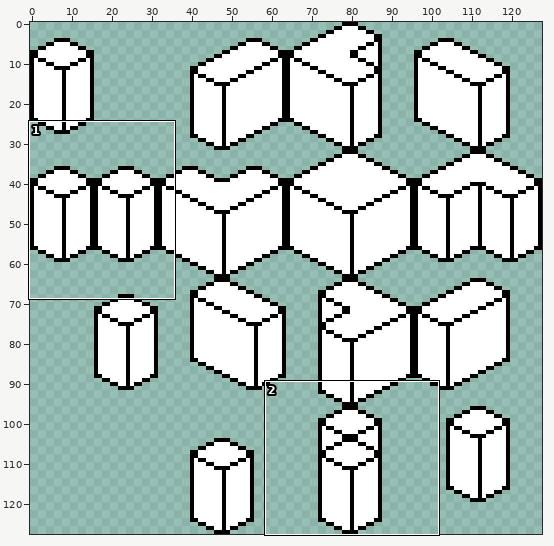
Pixel-art file -- tile_sets/templates/d_transparent_template.aseprite. The picture above shows the old version from afar; the outline marks the close-up.
Close-up. The starting point:
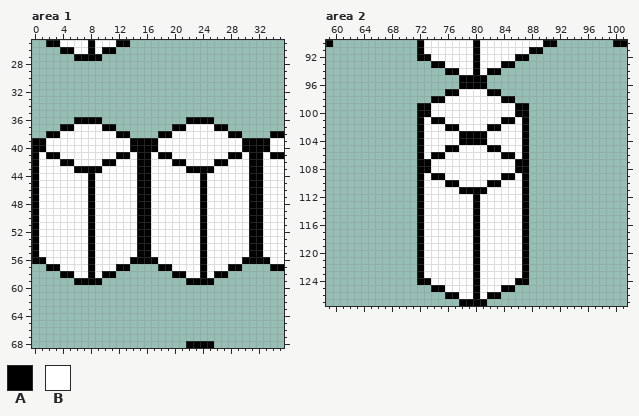
128x128 pixels, 1 frame. Shown: area 1: x 0..35, y 25..68; area 2: x 59..101, y 90..127.
Palette (. is transparent): A #000000  B #ffffff
Pixels before, area 1, first column x 0:
25 ..AABBBBABBBAA......................
26 ....AABBABAA........................
27 ......AAAA..........................
28 ....................................
29 ....................................
30 ....................................
31 ....................................
32 ....................................
33 ....................................
34 ....................................
35 ....................................
36 ......AAAA............AAAA..........
37 ....AABBBBAA........AABBBBAA........
38 ..AABBBBBBBBAA....AABBBBBBBBAA....AA
39 AABBBBBBBBBBBBAAAABBBBBBBBBBBBAAAABB
40 AABBBBBBBBBBBBAAAABBBBBBBBBBBBAAAABB
41 ABAABBBBBBBBAABAABAABBBBBBBBAABAABAA
42 ABBBAABBBBAABBBAABBBAABBBBAABBBAABBB
43 ABBBBBAAAABBBBBAABBBBBAAAABBBBBAABBB
44 ABBBBBBBABBBBBBAABBBBBBBABBBBBBAABBB
45 ABBBBBBBABBBBBBAABBBBBBBABBBBBBAABBB
46 ABBBBBBBABBBBBBAABBBBBBBABBBBBBAABBB
47 ABBBBBBBABBBBBBAABBBBBBBABBBBBBAABBB
48 ABBBBBBBABBBBBBAABBBBBBBABBBBBBAABBB
49 ABBBBBBBABBBBBBAABBBBBBBABBBBBBAABBB
50 ABBBBBBBABBBBBBAABBBBBBBABBBBBBAABBB
51 ABBBBBBBABBBBBBAABBBBBBBABBBBBBAABBB
52 ABBBBBBBABBBBBBAABBBBBBBABBBBBBAABBB
53 ABBBBBBBABBBBBBAABBBBBBBABBBBBBAABBB
54 ABBBBBBBABBBBBBAABBBBBBBABBBBBBAABBB
55 ABBBBBBBABBBBBBAABBBBBBBABBBBBBAABBB
56 AABBBBBBABBBBBAAAABBBBBBABBBBBAAAABB
57 ..AABBBBABBBAA....AABBBBABBBAA....AA
58 ....AABBABAA........AABBABAA........
59 ......AAAA............AAAA..........
60 ....................................
61 ....................................
62 ....................................
63 ....................................
64 ....................................
65 ....................................
66 ....................................
67 ....................................
68 ......................AAAA..........
Pixels before, area 2, first column x 59:
 90 A............ABBBBBBBABBBBBBBBBAA........AA
 91 .............ABBBBBBBABBBBBBBAA............
 92 .............AABBBBBBABBBBBAA..............
 93 ...............AABBBBABBBAA................
 94 .................AABBABAA..................
 95 ...................AAAA....................
 96 ...................AAAA....................
 97 .................AABBBBAA..................
 98 ...............AABBBBBBBBAA................
 99 .............AABBBBBBBBBBBBAA..............
100 .............AABBBBBBBBBBBBAA..............
101 .............ABAABBBBBBBBAABA..............
102 .............ABBBAABBBBAABBBA..............
103 .............ABBBBBAAAABBBBBA..............
104 .............ABBBBBAAAABBBBBA..............
105 .............ABBBAABBBBAABBBA..............
106 .............ABAABBBBBBBBAABA..............
107 .............AABBBBBBBBBBBBAA..............
108 .............AABBBBBBBBBBBBAA..............
109 .............ABAABBBBBBBBAABA..............
110 .............ABBBAABBBBAABBBA..............
111 .............ABBBBBAAAABBBBBA..............
112 .............ABBBBBBBABBBBBBA..............
113 .............ABBBBBBBABBBBBBA..............
114 .............ABBBBBBBABBBBBBA..............
115 .............ABBBBBBBABBBBBBA..............
116 .............ABBBBBBBABBBBBBA..............
117 .............ABBBBBBBABBBBBBA..............
118 .............ABBBBBBBABBBBBBA..............
119 .............ABBBBBBBABBBBBBA..............
120 .............ABBBBBBBABBBBBBA..............
121 .............ABBBBBBBABBBBBBA..............
122 .............ABBBBBBBABBBBBBA..............
123 .............ABBBBBBBABBBBBBA..............
124 .............AABBBBBBABBBBBAA..............
125 ...............AABBBBABBBAA................
126 .................AABBABAA..................
127 ...................AAAA....................
New version:
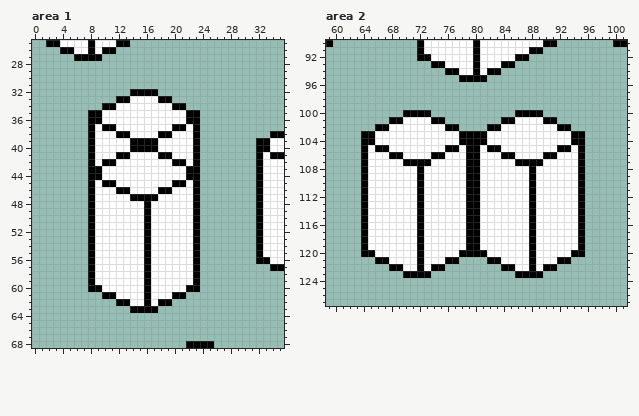
The exact change:
Changed rows in their new state; - is an unchanged pixel.
Area 1:
first column x 0:
32 --------------AAAA--------------
33 ------------AABBBBAA------------
34 ----------AABBBBBBBBAA----------
35 --------AABBBBBBBBBBBBAA--------
36 ------..--BBBBBBBBBBBB--..------
37 ----....A---BBBBBBBB---A....----
38 --......A-----BBBB-----A......--
39 ........A--------------A........
40 ........A--------------A........
41 ........A------BB------A........
42 ........A------BB------A........
43 ........-------BB-------........
44 ........-A-----BB-----AA........
45 ........--AA---BB---AA-A........
46 ........----AA-BB-AA---A........
47 ........------A--A-----A........
48 ........-------B-------A........
49 ........-------B-------A........
50 ........-------B-------A........
51 ........-------B-------A........
52 ........-------B-------A........
53 ........-------B-------A........
54 ........-------B-------A........
55 ........-------B-------A........
56 ........------BB-B-----A........
57 --......----BBBBABBB---A......--
58 ----....--BBBBBBABBBBB-A....----
59 ------..-BBBBBBBABBBBBB-..------
60 --------AABBBBBBABBBBBAA--------
61 ----------AABBBBABBBAA----------
62 ------------AABBABAA------------
63 --------------AAAA--------------
Area 2:
first column x 64:
 96 --------------....--------------
 97 ------------........------------
 98 ----------............----------
 99 --------................--------
100 ------AA--............--AA------
101 ----AABBB---........---BBBAA----
102 --AABBBBB-----....-----BBBBBAA--
103 AABBBBBBB--------------BBBBBBBAA
104 AABBBBBBB--------------BBBBBBBAA
105 ABAABBBBB------AA------BBBBBAABA
106 ABBBAABBB------AA------BBBAABBBA
107 ABBBBBAA-------AA-------AABBBBBA
108 ABBBBBBB-B-----AA-----BBABBBBBBA
109 ABBBBBBB--BB---AA---BB-BABBBBBBA
110 ABBBBBBB----BB-AA-BB---BABBBBBBA
111 ABBBBBBB------B--B-----BABBBBBBA
112 ABBBBBBB-------A-------BABBBBBBA
113 ABBBBBBB-------A-------BABBBBBBA
114 ABBBBBBB-------A-------BABBBBBBA
115 ABBBBBBB-------A-------BABBBBBBA
116 ABBBBBBB-------A-------BABBBBBBA
117 ABBBBBBB-------A-------BABBBBBBA
118 ABBBBBBB-------A-------BABBBBBBA
119 ABBBBBBB-------A-------BABBBBBBA
120 AABBBBBB------AA-A-----BABBBBBAA
121 --AABBBB----AA....AA---BABBBAA--
122 ----AABB--AA........AA-BABAA----
123 ------AA-A............A-AA------
124 --------................--------
125 ----------............----------
126 ------------........------------
127 --------------....--------------
